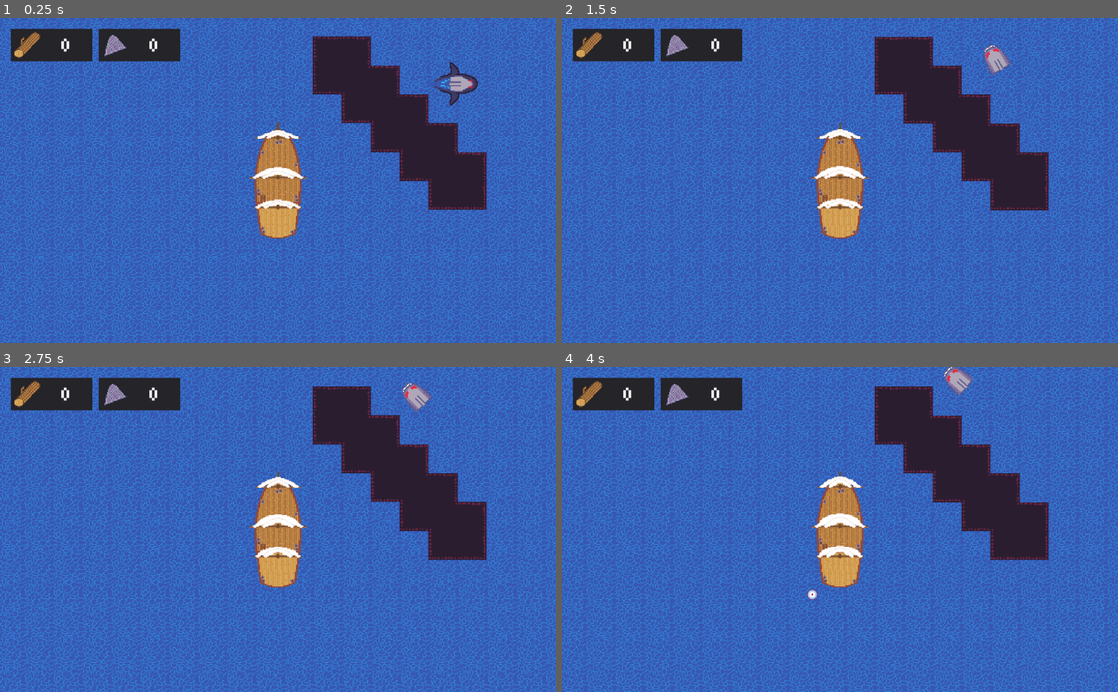
Above: before the commit, frames 1-4 (two rows, left to right).
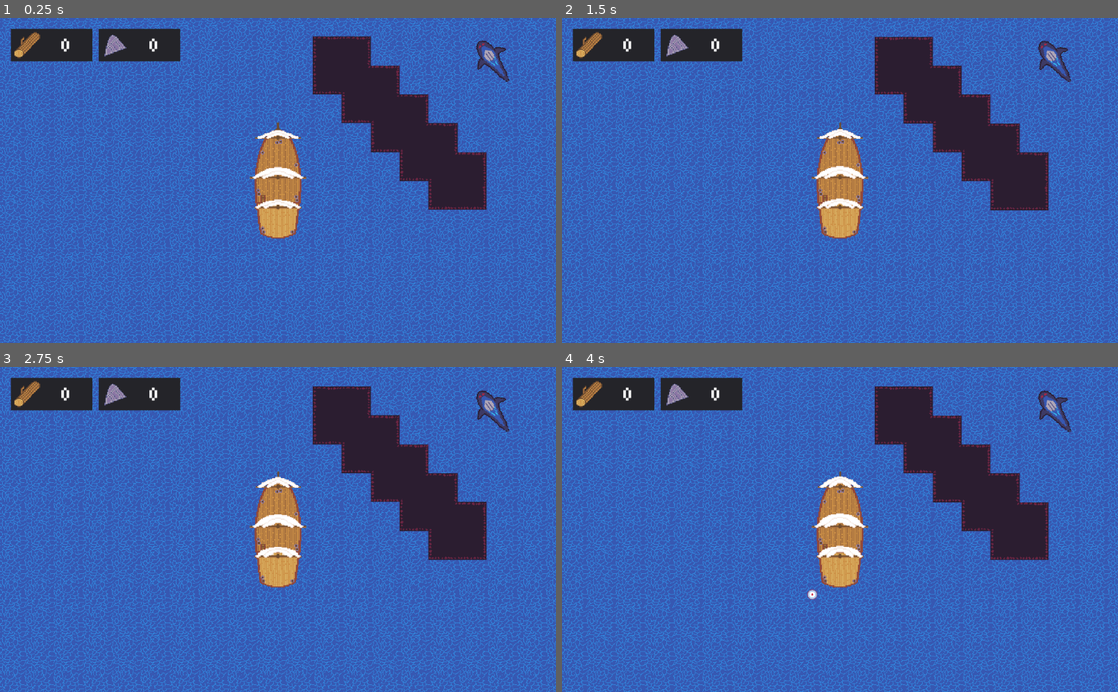
Above: after the commit, the same moments.

Repository: McLovin3/Calderia
Game: Godot game, scene res://TestScene.tscn
Two runs of this game, one before a commit and one after it. Both use one fixed random seed, a clock stepped at 60 frames per second and the inputs below.
Inputs (mouse positions are in pixels of both pictures, inside the frame that each line leads up to):
- Up to frame 1 (0.25 s): no input
- Up to frame 2 (1.5 s): tap Enter at 0.5 s; move the mouse to (962, 164) at 0.52 s; press the mouse at (962, 164) at 0.53 s; hold D (turn_right) from 0.53 s (still down); tap W (up) at 0.77 s; move the mouse to (728, 196) at 1.27 s; release the mouse at (728, 196) at 1.28 s; tap Middle mouse button (middle_click) at 1.35 s
- Up to frame 3 (2.75 s): tap W (up) at 1.52 s; move the mouse to (333, 458) at 2.02 s; release D (turn_right) at 2.03 s; hold A (turn_left) from 2.03 s (still down); hold Right mouse button (right_click) from 2.03 s (still down)
- Up to frame 4 (4 s): move the mouse to (812, 594) at 2.77 s; release A (turn_left) at 2.78 s; release Right mouse button (right_click) at 2.78 s; hold D (turn_right) from 2.78 s (still down); click (812, 594) at 2.85 s; tap W (up) at 3.02, 3.77 s; move the mouse to (1006, 578) at 3.52 s; hold Middle mouse button (middle_click) from 3.53 s (still down)

The runs differ from the first frame. In frame 1, 0.8% of the frame differs, in the area x 77-92%, y 6-27%; in frame 2, 0.6%; in frame 3, 0.6%; in frame 4, 0.6%.

Commit message:
Added CannonBall scene

Diff:
--- /dev/null
+++ b/CannonBall/CannonBall.tscn
@@ -0,0 +1,21 @@
+[gd_scene load_steps=4 format=2]
+
+[ext_resource path="res://CannonBall/Sprites/CannonBall.png" type="Texture" id=1]
+[ext_resource path="res://CannonBall/Scripts/CannonBall.gd" type="Script" id=2]
+
+[sub_resource type="CircleShape2D" id=1]
+radius = 16.0
+
+[node name="Node2D" type="Node2D"]
+script = ExtResource( 2 )
+
+[node name="Sprite" type="Sprite" parent="."]
+texture = ExtResource( 1 )
+
+[node name="Hitbox" type="Area2D" parent="."]
+collision_layer = 2
+
+[node name="CollisionShape2D" type="CollisionShape2D" parent="Hitbox"]
+shape = SubResource( 1 )
+
+[node name="Timer" type="Timer" parent="."]
--- /dev/null
+++ b/CannonBall/Scripts/CannonBall.gd
@@ -0,0 +1,29 @@
+extends Node2D
+class_name CannonBall
+
+onready var _hit_box : Area2D = $Hitbox
+onready var _sprite : Sprite = $Sprite
+onready var _timer : Timer = $Timer
+
+export var time_to_live : int = 5
+export var damage : int = 10
+export var rotation_speed : int = 5
+export var speed : int = 10
+
+var direction : Vector2 = Vector2.ZERO
+
+func _ready() -> void:
+	set_as_toplevel(true)
+
+	_hit_box.connect("area_entered", self, "_on_hit")
+
+	_timer.connect("timeout", self, "queue_free")
+	_timer.wait_time = time_to_live
+	_timer.start()
+
+func _physics_process(delta : float) -> void:
+	position += direction * delta * speed
+	_sprite.rotation += delta * rotation_speed
+
+func _on_hit() -> void:
+	queue_free()
--- a/RandomFish/Scripts/RandomFish.gd
+++ b/RandomFish/Scripts/RandomFish.gd
@@ -16,7 +16,7 @@
 		if current_file == "":
 			break;
 
-		elif not current_file.ends_with(".import") && not current_file.ends_with("."):
+		elif current_file.ends_with(".png"):
 			fish_sprites.append(current_file)
 
 	randomize()
--- a/Shark/Shark.tscn
+++ b/Shark/Shark.tscn
@@ -40,7 +40,7 @@
 
 [node name="KinematicBody2D" type="KinematicBody2D"]
 rotation = 3.14159
-scale = Vector2( 2.5, 2.5 )
+scale = Vector2( 2, 2 )
 script = ExtResource( 1 )
 
 [node name="AnimatedSprite" type="AnimatedSprite" parent="."]
--- a/TestScene.tscn
+++ b/TestScene.tscn
@@ -9,7 +9,7 @@
 [node name="Tilemaps" parent="." instance=ExtResource( 2 )]
 
 [node name="Shark" parent="Tilemaps" instance=ExtResource( 3 )]
-position = Vector2( 91, -23 )
+position = Vector2( 213, -65 )
 path_to_player = NodePath("../../Player")
 
 [node name="Player" parent="." instance=ExtResource( 1 )]
--- a/project.godot
+++ b/project.godot
@@ -13,6 +13,11 @@
 "class": "Bobber",
 "language": "GDScript",
 "path": "res://Bobber/Scripts/Bobber.gd"
+}, {
+"base": "Node2D",
+"class": "CannonBall",
+"language": "GDScript",
+"path": "res://CannonBall/Scripts/CannonBall.gd"
 }, {
 "base": "KinematicBody2D",
 "class": "PlayerShip",
@@ -36,6 +41,7 @@
 } ]
 _global_script_class_icons={
 "Bobber": "",
+"CannonBall": "",
 "PlayerShip": "",
 "QuickTimeEvent": "",
 "RandomFish": "",
@@ -167,6 +173,11 @@
  ]
 }
 
+[layer_names]
+
+2d_physics/layer_1="GameWorld"
+2d_physics/layer_2="HitBoxes"
+
 [physics]
 
 common/enable_pause_aware_picking=true
Binary file added: AsepriteSourceFiles/CannonBall.aseprite
Binary file added: AsepriteSourceFiles/CannonChargeUp.aseprite
Binary file added: CannonBall/Sprites/CannonBall.png
Not shown, added: CannonBall/Sprites/CannonBall.png.import
